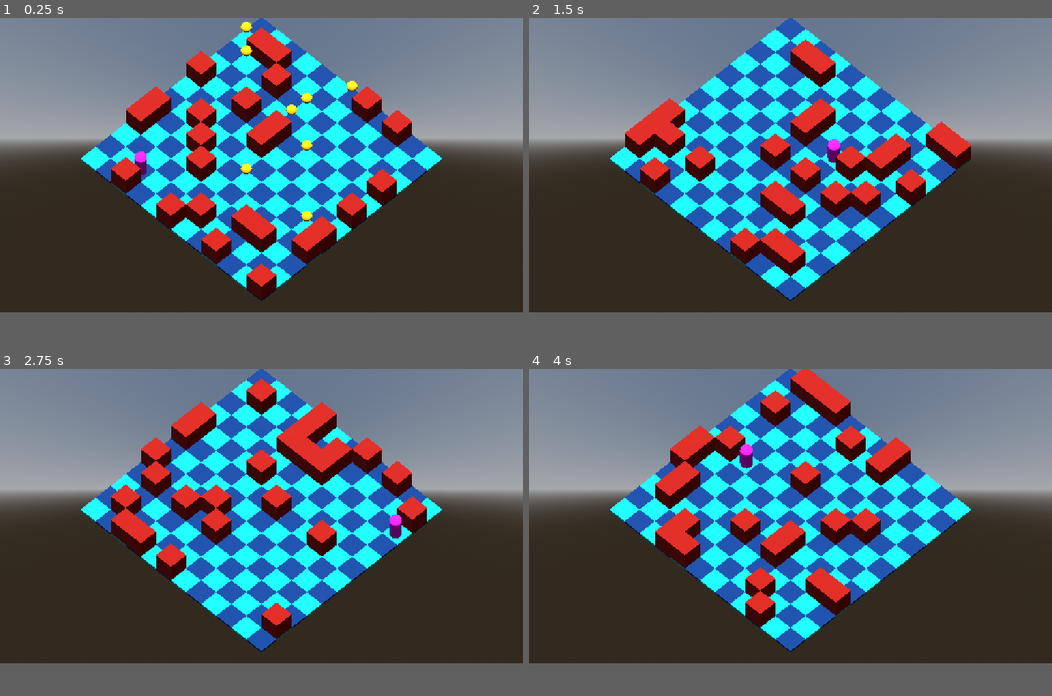
Above: before the commit, frames 1-4 (two rows, left to right).
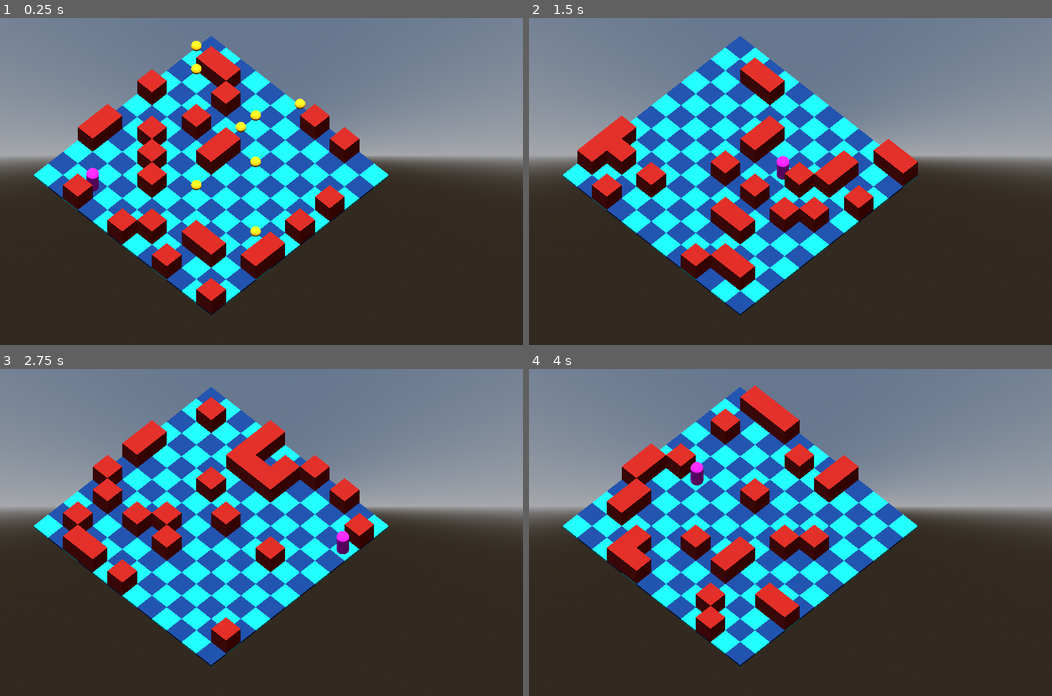
Above: after the commit, the same moments.

Repository: kaezrr/RLExplorer
Game: Godot game, scene res://scenes/main.tscn
Same seed, same stepped clock (60 frames per second), same inputs: the game is played once before the commit and once after it.
Inputs:
- Up to frame 1 (0.25 s): no input
- Up to frame 2 (1.5 s): tap Enter at 0.5 s; hold D 0.53-1.28 s; tap M at 0.6 s; tap T at 0.8, 1.35 s; hold S from 1.28 s (still down)
- Up to frame 3 (2.75 s): tap P at 1.55, 2.1 s; release S at 2.03 s; hold D from 2.03 s (still down); tap R at 2.3 s
- Up to frame 4 (4 s): release D at 2.78 s; hold W 2.78-3.53 s; tap R at 2.85 s; tap N at 3.05, 3.6 s; hold A from 3.53 s (still down); tap M at 3.8 s
In our replay, the window is 800x450 before the commit and 800x500 after it. These sizes can differ from the game's own. Grey fills any space a smaller window leaves; there, only what the larger window draws over its background counts as a difference.

The runs differ from the first frame. In frame 1, 36% of the frame differs, in the area x 0-100%, y 0-91%; in frame 2, 35%; in frame 3, 36%; in frame 4, 36%.

Commit message:
change camera and remove manual mode

Diff:
--- a/project.godot
+++ b/project.godot
@@ -17,8 +17,8 @@
 
 [display]
 
-window/stretch/mode="canvas_items"
-window/stretch/aspect="expand"
+window/size/viewport_width=1280
+window/size/viewport_height=800
 
 [physics]
 
--- a/scripts/camera.gd
+++ b/scripts/camera.gd
@@ -2,7 +2,6 @@
 
 const GRID_SIZE = GridWorld.GRID_SIZE
 
-# Called when the node enters the scene tree for the first time.
 func _ready() -> void:
 	var center := Vector3(GRID_SIZE / 2.0, 0, GRID_SIZE / 2.0)
 
@@ -10,8 +9,11 @@
 	var height := GRID_SIZE * 1.6
 
 	self.projection = Camera3D.PROJECTION_ORTHOGONAL
-	self.size = GRID_SIZE * 1.15
+	self.size = GRID_SIZE * 1.3
 
 	self.position = center + Vector3(horizontal_distance, height, horizontal_distance)
+	self.look_at(center, Vector3.UP)
 
-	self.look_at(center, Vector3.UP)
+	# Push the visible content to the left, leaving room for UI on the right.
+	# Value is in the same units as `size` (world units for ortho).
+	self.h_offset = GRID_SIZE * 0.2
--- a/scripts/main.gd
+++ b/scripts/main.gd
@@ -62,12 +62,11 @@
 const MAX_PLAYBACK_STEPS := 150
 
 enum PlaybackMode {
-	MANUAL,
 	TRAINED,
 	RANDOM,
 }
 
-var playback_mode: PlaybackMode = PlaybackMode.MANUAL
+var playback_mode: PlaybackMode = PlaybackMode.TRAINED
 var playback_running := false
 
 var playback_timer := 0.0
@@ -110,12 +109,10 @@
 	print("Current map seed: ", MAP_SEED)
 	print("")
 	print("Controls:")
-	print("W / A / S / D = Manual movement")
 	print("T = Train model")
 	print("P = Trained policy playback")
 	print("R = Random policy playback")
 	print("N = New random map")
-	print("M = Manual control")
 	print("")
 	print("Q-table path: ", Q_TABLE_PATH)
 	print("==========================================")
@@ -193,9 +190,6 @@
 	print("==========================================")
 	print("")
 
-	# Return to manual mode.
-	playback_mode = PlaybackMode.MANUAL
-
 	# Build the new map.
 	setup_demo_map(MAP_SEED)
 
@@ -234,13 +228,10 @@
 	if playback_running:
 		print("Cannot start training while playback is running.")
 
-		print("Press M to return to manual mode, then try again.")
-
 		return
 
 	training_in_progress = true
 	playback_running = false
-	playback_mode = PlaybackMode.MANUAL
 
 	print("")
 	print("==========================================")
@@ -316,16 +307,12 @@
 
 	training_in_progress = false
 
-	# Restore the map the user was viewing before training.
-	playback_mode = PlaybackMode.MANUAL
-
 	setup_demo_map(MAP_SEED)
 
 	print("")
 	print("Training finished.")
 	print("P = trained playback")
 	print("R = random playback")
-	print("M = manual control")
 	print("N = new random map")
 	print("")
 
@@ -380,9 +367,6 @@
 	if not load_configured_q_table():
 		print("ERROR: Could not load trained Q-table.")
 
-		print("Returning to manual control.")
-
-		playback_mode = PlaybackMode.MANUAL
 		playback_running = false
 
 		return
@@ -425,21 +409,6 @@
 
 	print("Policy: Random")
 	print("Playback started")
-	print("")
-
-# --------------------------------------------------
-# Return to manual mode
-# --------------------------------------------------
-
-
-func start_manual_mode() -> void:
-	playback_running = false
-	playback_mode = PlaybackMode.MANUAL
-	playback_timer = 0.0
-
-	print("")
-	print("Manual control enabled")
-	print("Use W/A/S/D to move the agent.")
 	print("")
 
 # --------------------------------------------------
@@ -581,25 +550,6 @@
 
 	match event.keycode:
 		# ----------------------------------------------
-		# Manual movement
-		# ----------------------------------------------
-		KEY_W:
-			if playback_mode == PlaybackMode.MANUAL:
-				test_agent_move(GridAgent.Action.UP)
-
-		KEY_S:
-			if playback_mode == PlaybackMode.MANUAL:
-				test_agent_move(GridAgent.Action.DOWN)
-
-		KEY_A:
-			if playback_mode == PlaybackMode.MANUAL:
-				test_agent_move(GridAgent.Action.LEFT)
-
-		KEY_D:
-			if playback_mode == PlaybackMode.MANUAL:
-				test_agent_move(GridAgent.Action.RIGHT)
-
-		# ----------------------------------------------
 		# Train model
 		# ----------------------------------------------
 		KEY_T:
@@ -622,34 +572,6 @@
 		# ----------------------------------------------
 		KEY_N:
 			randomize_current_map()
-
-		# ----------------------------------------------
-		# Manual mode
-		# ----------------------------------------------
-		KEY_M:
-			start_manual_mode()
-
-# --------------------------------------------------
-# Manual movement
-# --------------------------------------------------
-
-
-func test_agent_move(action: int) -> void:
-	var result := agent.try_move(action)
-
-	# If a collectible was collected, refresh the
-	# GridMap so the collectible disappears visually.
-	if result["collected"]:
-		grid_renderer.render_grid(agent.grid_data, grid_map)
-
-	print(
-		"Manual action: ",
-		action_name(action),
-		" | Result: ",
-		result,
-		" | State: ",
-		agent.get_state_key(),
-	)
 
 # --------------------------------------------------
 # Utility
